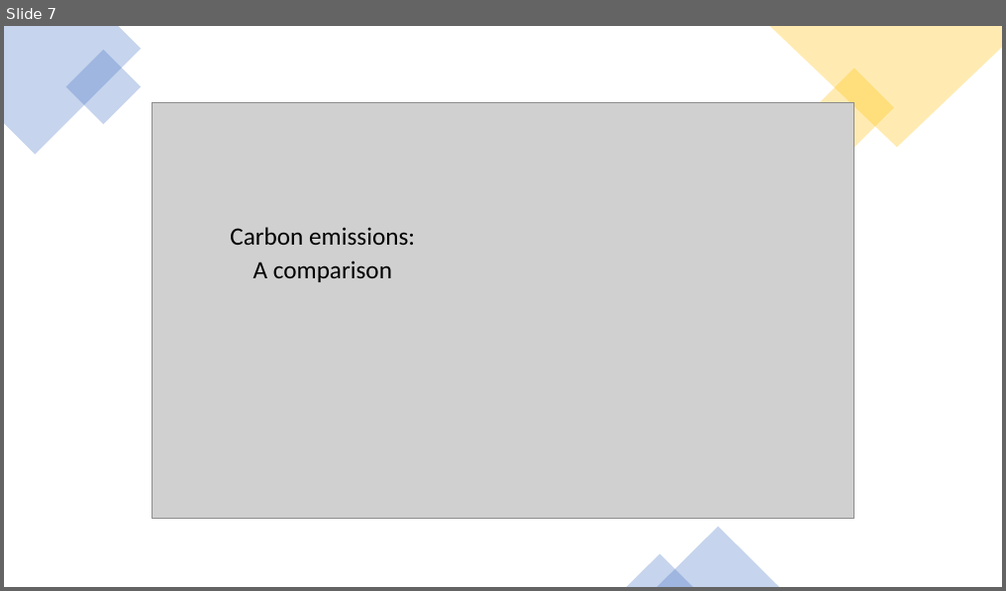
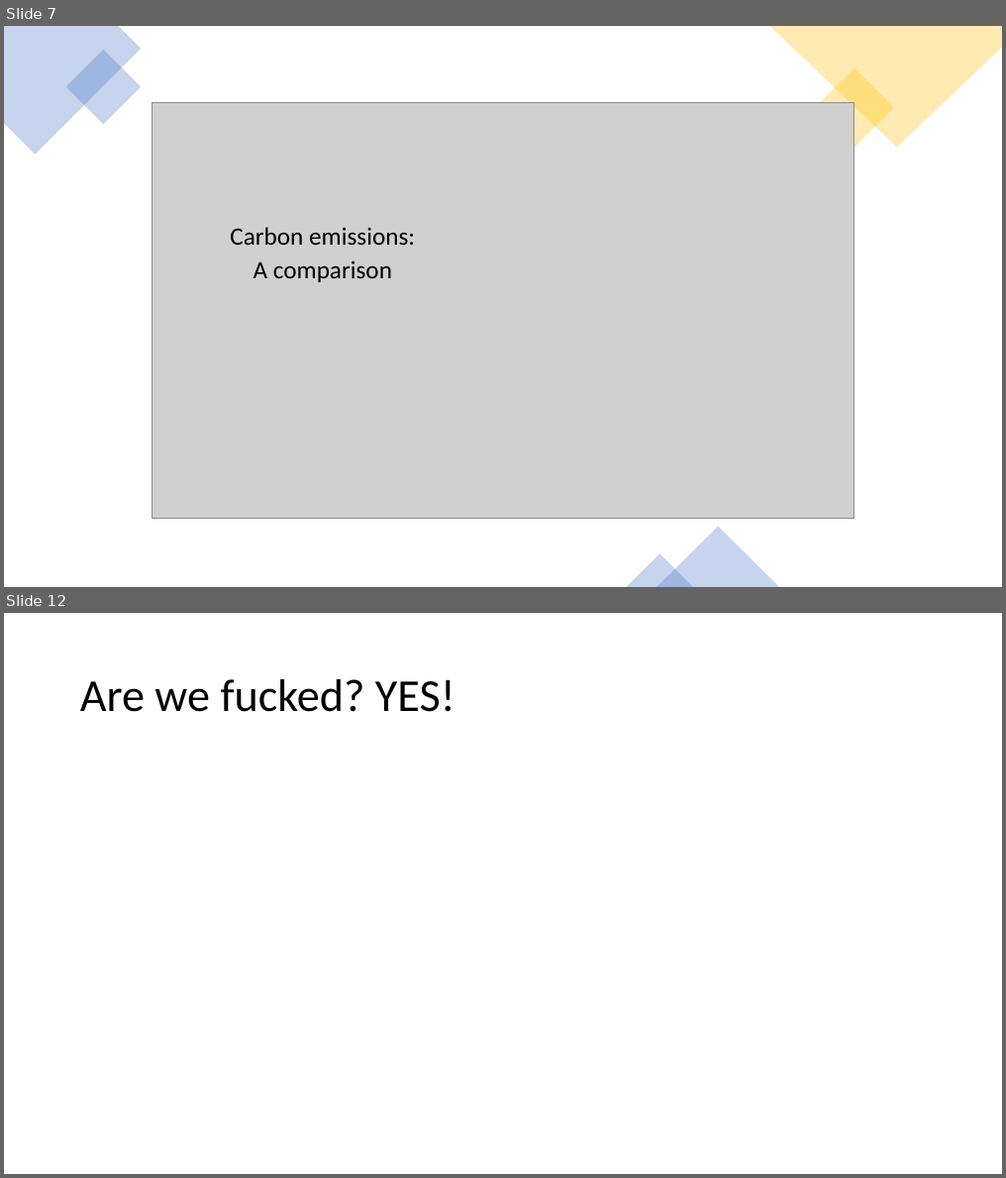
Before and after one commit to danilogiarlini/Global-CO2-Emission-Forecasting, a slide deck: Visualization/GlobalCO2Emission.pptx. Shown one above the other, each under a label of ours: slide 7 before the commit, slides 7 and 12 after it; the slides between them are not shown. The pictures are 1006x591 and 1006x1178 pixels, drawn with LibreOffice and Linux fonts; fonts in the diff are those of the drawing; grey boxes stand for pictures. Boxes give left, top, right and bottom in pixels: in the first picture for what was removed or moved away, otherwise in the second. Text is boxed around its words. In the diff, an @@ line names an element or a change of style, - is before the commit and + after.

```diff
--- a/Visualization/GlobalCO2Emission.pptx
+++ b/Visualization/GlobalCO2Emission.pptx
@@ slide 12 added at [4, 613, 1002, 1174], background #FFFFFF @@
@@ title added at [80, 679, 455, 712], 44 pt, text #000000 @@
+Are we fucked? YES!
```
Also in this commit, not shown: 2 slides changed, 4 other slides added, 4 slides removed.
